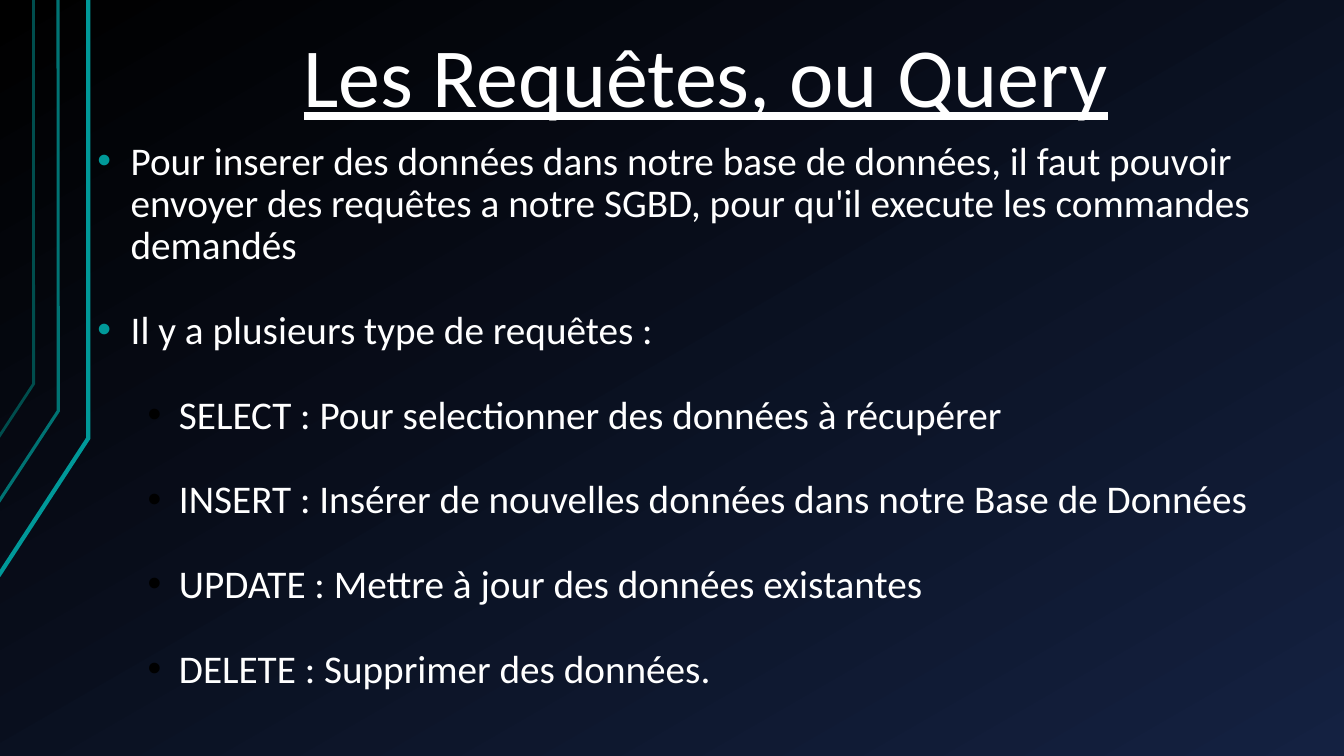
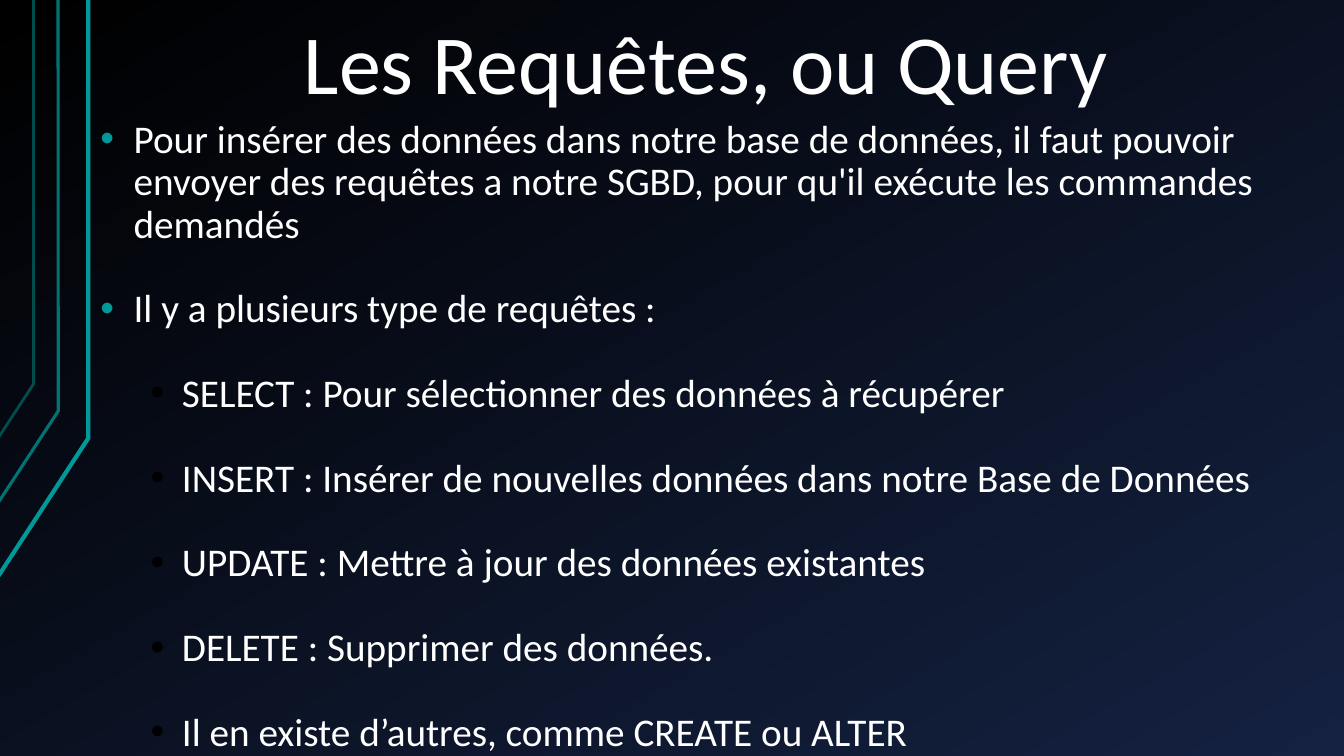
Before and after one commit to shyne99/formation-web, a slide deck: slide 5 of Seance 4 SQL PHP.ppt. Drawn at 1344x756 pixels with LibreOffice and Linux fonts; fonts in the diff are those of the drawing. Boxes give left, top, right and bottom in pixels: in the first picture for what was removed or moved away, otherwise in the second. Text is boxed around its words. In the diff, an @@ line names an element or a change of style, - is before the commit and + after.

```diff
--- a/Seance 4 SQL PHP.ppt
+++ b/Seance 4 SQL PHP.ppt
@@ background gradient #142141 to #000000 to gradient #000000 to #142141 @@
@@ text "Les Requêtes, ou Query": place and size @@
-text "Les Requêtes, ou Query" at box(304, 50, 1107, 121)
+text "Les Requêtes, ou Query" at box(304, 37, 1107, 108)
@@ text "Les Requêtes, ou Query" at box(304, 37, 1107, 108): underline off @@
@@ text "Pour insérer des données dans ...": place and size @@
-text "Pour insérer des données dans ..." at box(131, 147, 1250, 690)
+text "Pour insérer des données dans ..." at box(134, 125, 1253, 751)
@@ text at box(134, 125, 1253, 239): text changed @@
-• Pour inserer des données dans notre base de données, il faut pouvoir envoyer des requêtes a notre SGBD, pour qu'il execute les commandes demandés
+• Pour insérer des données dans notre base de données, il faut pouvoir envoyer des requêtes a notre SGBD, pour qu'il exécute les commandes demandés
@@ text at box(182, 379, 1004, 414): text changed @@
-  • SELECT : Pour selectionner des données à récupérer
+  • SELECT : Pour sélectionner des données à récupérer
@@ text at box(182, 718, 907, 751): paragraph added @@
+  • Il en existe d’autres, comme CREATE ou ALTER
```
Also in this commit, not shown: 4 other slides changed, 18 slides added, 16 slides removed.
